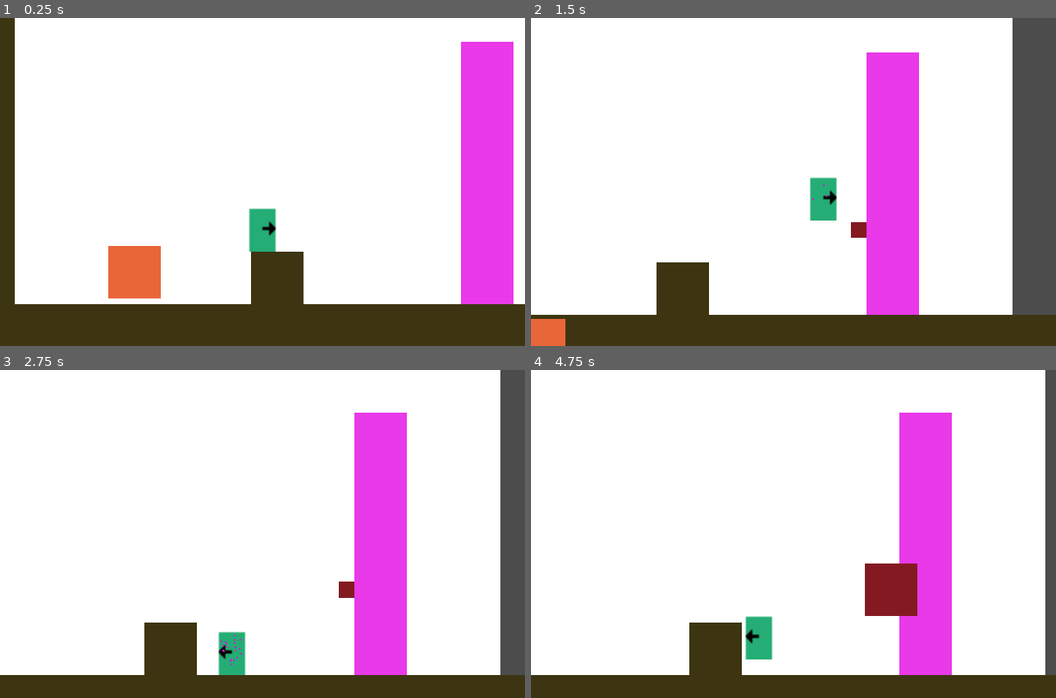
Above: before the commit, frames 1-4 (two rows, left to right).
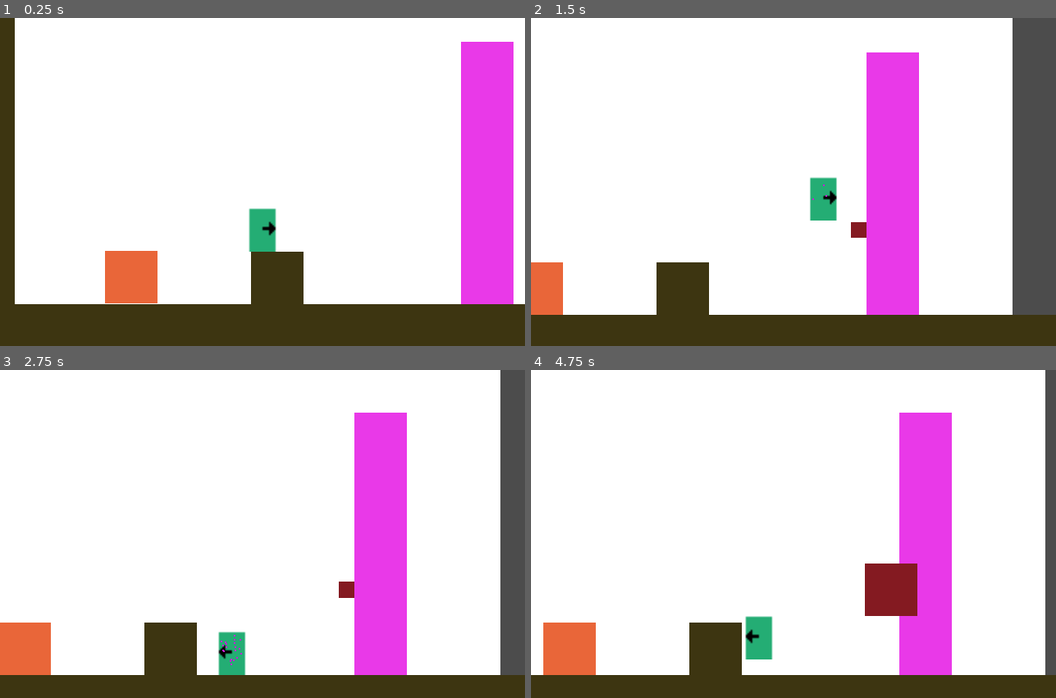
Above: after the commit, the same moments.

Repository: KapFlagon/Imoonity
Game: Godot game, scene res://src/scenes/levels/prototypes/TemplateLevel.tscn
Same seed, same stepped clock (60 frames per second), same inputs: the game is played once before the commit and once after it.
Inputs:
- Up to frame 1 (0.25 s): no input
- Up to frame 2 (1.5 s): hold D (move_right) from 0.53 s (still down); tap P (action_fire) at 0.6 s; tap W (move_jump) at 0.77 s; tap O (action_phase) at 1.35 s
- Up to frame 3 (2.75 s): tap W (move_jump) at 1.52 s; release D (move_right) at 2.03 s; hold A (move_left) from 2.03 s (still down); tap 1 (power_1) at 2.1 s
- Up to frame 4 (4.75 s): release A (move_left) at 2.78 s; hold D (move_right) 2.78-4.28 s; tap P (action_fire) at 2.85 s; tap W (move_jump) at 3.02, 3.77, 4.52 s; tap O (action_phase) at 3.6 s; hold A (move_left) from 4.28 s (still down); tap 1 (power_1) at 4.35 s

The runs differ from the first frame. In frame 1, 0.5% of the frame differs, in the area x 20-31%, y 69-87%; in frame 2, 1.5%; in frame 3, 1.6%; in frame 4, 1.6%, in the area x 2-13%, y 77-93%.

Commit message:
Box now playing by the rules and stops falling at floor

Diff:
--- a/World/Props/Box.gd
+++ b/World/Props/Box.gd
@@ -1,4 +1,5 @@
-extends KinematicBody2D
+extends KinematicBody2D # This is the original
+#extends RigidBody2D # Testing rigidbody
 
 class_name Box
 
--- a/World/Props/Box.tscn
+++ b/World/Props/Box.tscn
@@ -7,12 +7,14 @@
 extents = Vector2( 15.5387, 15.7876 )
 
 [node name="Box" type="KinematicBody2D"]
+collision_layer = 3
+collision_mask = 31
 script = ExtResource( 2 )
 
 [node name="Sprite" type="Sprite" parent="."]
-position = Vector2( 135.75, 47.25 )
+position = Vector2( 0.335785, 0.0428925 )
 texture = ExtResource( 1 )
 
 [node name="CollisionShape2D" type="CollisionShape2D" parent="."]
-position = Vector2( 135.677, 47.3384 )
+position = Vector2( 0.292877, 0.484825 )
 shape = SubResource( 1 )
--- a/World/Props/PhysicsBox.gd
+++ b/World/Props/PhysicsBox.gd
@@ -1,15 +1,23 @@
 extends Box
+
 class_name PhysicsBox
-export var gravity: int = 200
+export var gravity: int = 2000 # Reduced this from 200 just to test
 var motion = Vector2()
 
 func _physics_process(delta):
-	motion.y = 30*delta
-	translate(motion)
+	apply_gravity(delta)
+	#motion.y = gravity*delta
+
+
+	#translate(motion)
 
 func push(velocity: Vector2) -> void:
 	move_and_slide(velocity, Vector2())
 
+func apply_gravity(delta) -> void:
+	motion.y = gravity*delta
+	var grav = Vector2(0,motion.y)
+	move_and_slide(grav, Vector2.UP)
 #func update_object_vertical_velocity(delta: float, current_vertical_velocity: float) -> float:
 #	# TODO Need to redesing the jump and on floor logic, for smoother platforming.
 #	var vertical_velocity = current_vertical_velocity + (delta * gravity)
--- a/World/Props/PhysicsBox.tscn
+++ b/World/Props/PhysicsBox.tscn
@@ -4,4 +4,5 @@
 [ext_resource path="res://World/Props/PhysicsBox.gd" type="Script" id=2]
 
 [node name="PhysicsBox" instance=ExtResource( 1 )]
+collision_layer = 8
 script = ExtResource( 2 )
--- a/src/scenes/levels/prototypes/TemplateLevel.tscn
+++ b/src/scenes/levels/prototypes/TemplateLevel.tscn
@@ -95,4 +95,5 @@
 tile_data = PoolIntArray( -131073, 0, 0, -196608, 0, 0, -65537, 0, 0, -131072, 0, 0, -1, 0, 0, -65536, 0, 0, 65535, 0,  …(1691 unchanged characters)…
 
 [node name="PhysicsBox" parent="." instance=ExtResource( 5 )]
-position = Vector2( -47, 102 )
+position = Vector2( 86.5, 157.5 )
+collision_mask = 15
